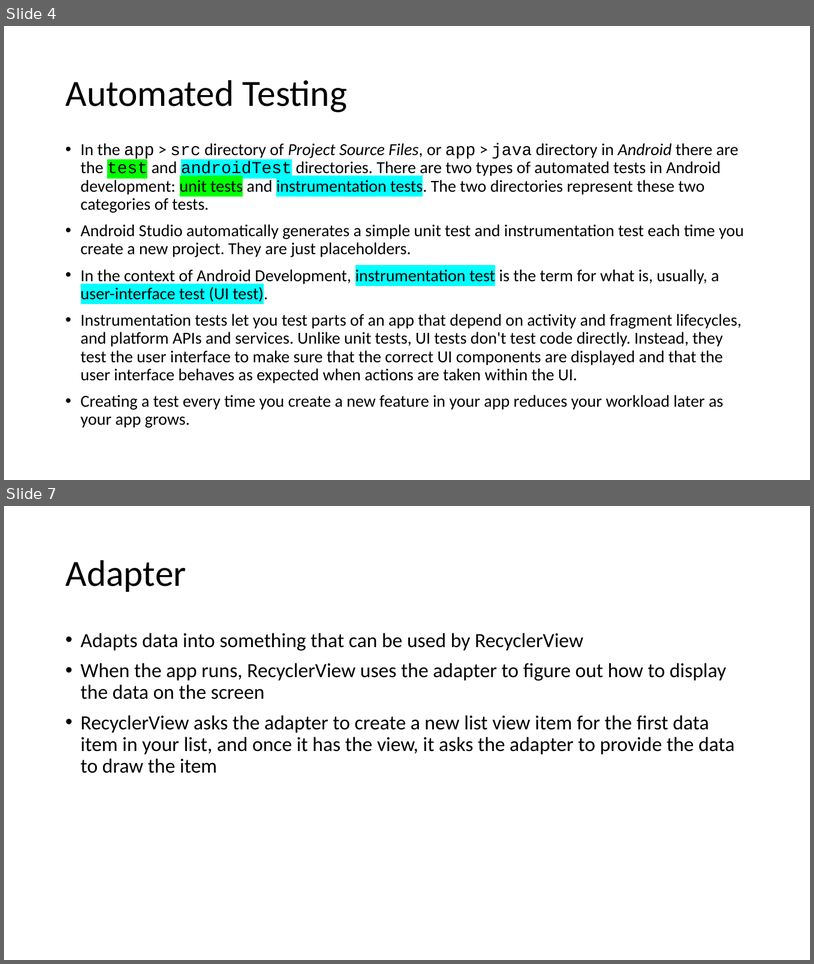
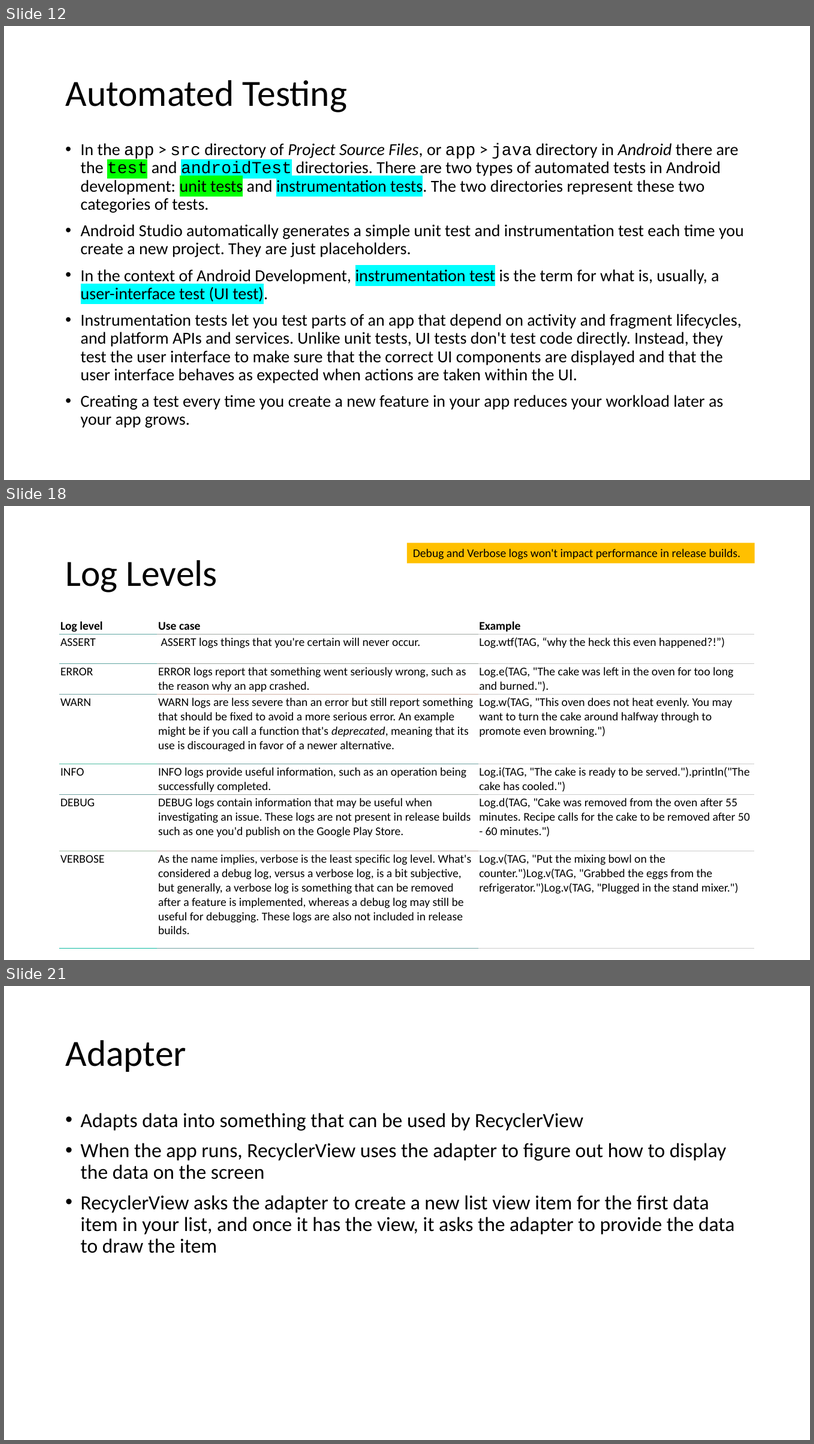
Before and after one commit to joellecorliss/Associate-Android-Developer, a slide deck: Android Basics in Kotlin.pptx. Shown one above the other, each under a label of ours: slides 4 and 7 before the commit, slides 12, 18 and 21 after it; the slides between them are not shown. The pictures are 814x964 and 814x1444 pixels, drawn with LibreOffice and Linux fonts; fonts in the diff are those of the drawing. Boxes give left, top, right and bottom in pixels: in the first picture for what was removed or moved away, otherwise in the second. Text is boxed around its words. In the diff, an @@ line names an element or a change of style, - is before the commit and + after.

```diff
--- a/Android Basics in Kotlin.pptx
+++ b/Android Basics in Kotlin.pptx
@@ slide 18 added at box(4, 506, 810, 960), background #FFFFFF @@
@@ rectangle added at box(408, 543, 755, 564), fill #FFC000, 14 pt, text #000000 @@
+Debug and Verbose logs won't impact performance in release builds.
@@ title added at box(65, 560, 218, 592), 44 pt, text #000000 @@
+Log Levels
@@ table added at box(60, 618, 755, 947), 7 rows, 3 columns @@
+Log level | Use case | Example
+ASSERT | ASSERT logs things that you're certain will never occur. | Log.wtf(TAG, “why the heck this even happened?!”)
+ERROR | ERROR logs report that something went seriously wrong, such as the reason why an app crashed. | Log.e(TAG, "The cake was left in the oven for too long and burned.").
+WARN | WARN logs are less severe than an error but still report something that should be fixed to avoid a more serious error. An example might be if you call a function that's deprecated, meaning that its use is discouraged in favor of a newer alternative. | Log.w(TAG, "This oven does not heat evenly. You may want to turn the cake around halfway through to promote even browning.")
+INFO | INFO logs provide useful information, such as an operation being successfully completed. | Log.i(TAG, "The cake is ready to be served.").println("The cake has cooled.")
+DEBUG | DEBUG logs contain information that may be useful when investigating an issue. These logs are not present in release builds such as one you'd publish on the Google Play Store. | Log.d(TAG, "Cake was removed from the oven after 55 minutes. Recipe calls for the cake to be removed after 50 - 60 minutes.")
+VERBOSE | As the name implies, verbose is the least specific log level. What's considered a debug log, versus a verbose log, is a bit subjective, but generally, a verbose log is something that can be removed after a feature is implemented, whereas a debug log may still be useful for debugging. These logs are also not included in release builds. | Log.v(TAG, "Put the mixing bowl on the counter.")Log.v(TAG, "Grabbed the eggs from the refrigerator.")Log.v(TAG, "Plugged in the stand mixer.")
@@ what was slide 4 is now slide 12 @@
@@ what was slide 7 is now slide 21 @@
```
Also in this commit, not shown: 3 slides changed, 14 other slides added.
